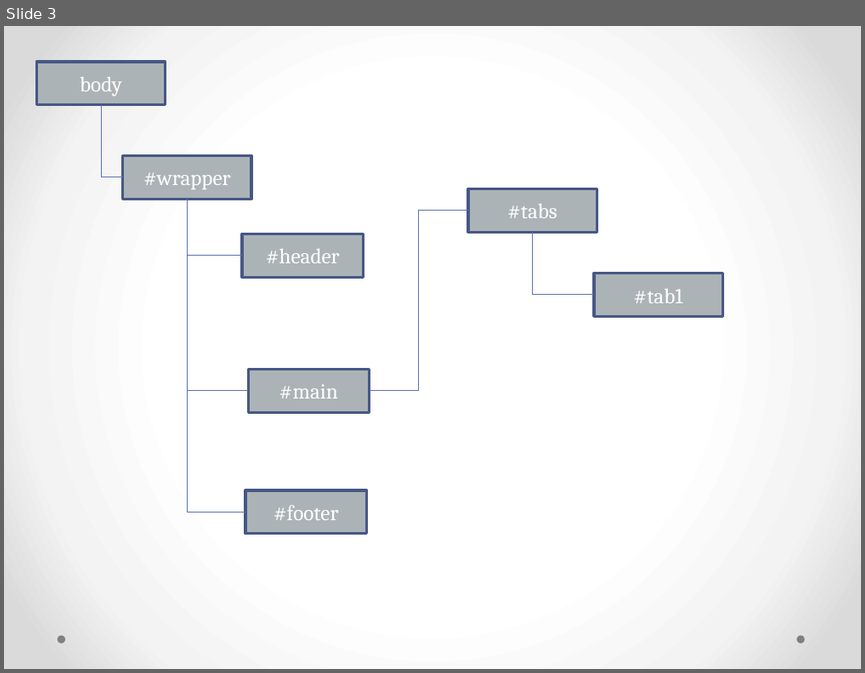
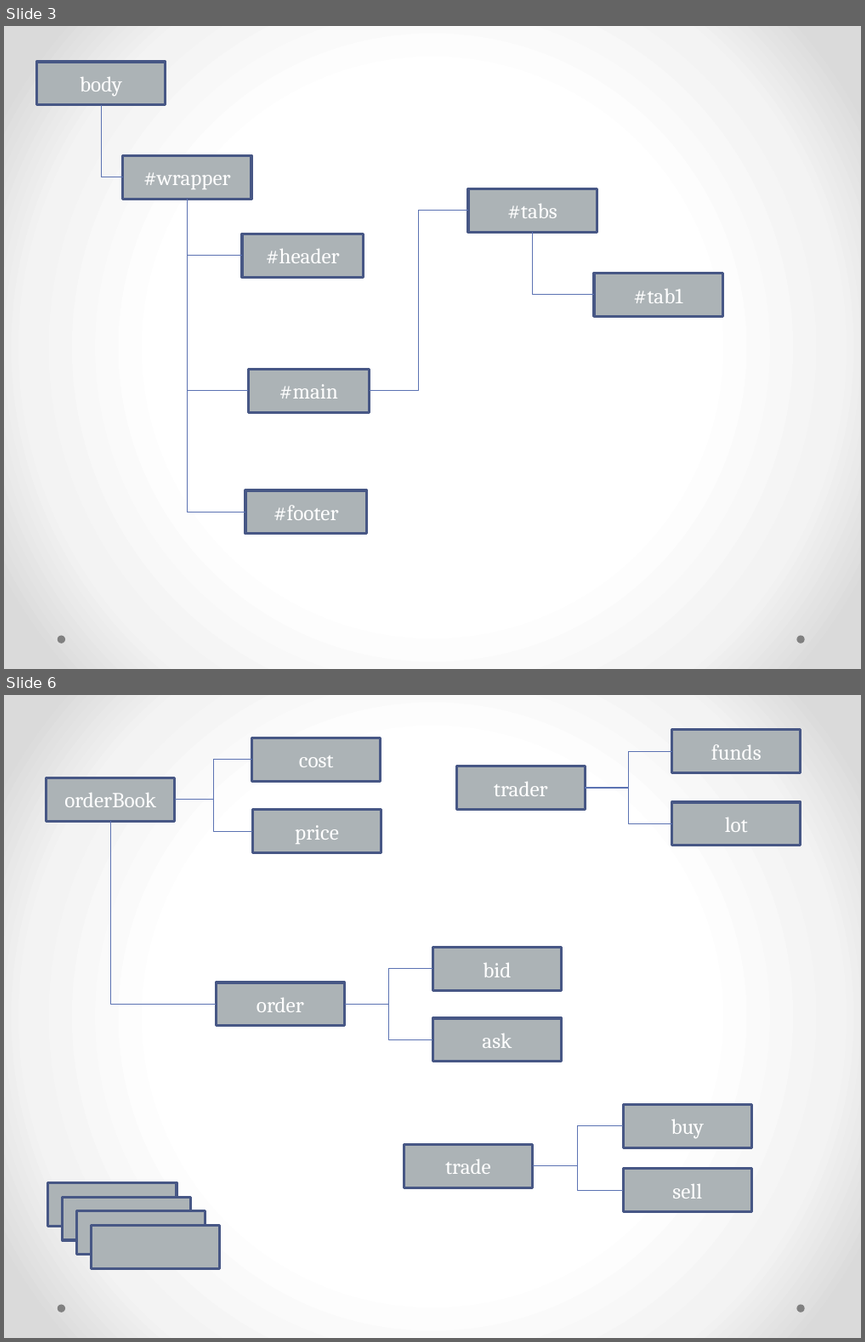
Before and after one commit to JamesLeB/Kevin, a slide deck: Document.pptx. Shown one above the other, each under a label of ours: slide 3 before the commit, slides 3 and 6 after it; the slides between them are not shown. The pictures are 865x673 and 865x1342 pixels, drawn with LibreOffice and Linux fonts; fonts in the diff are those of the drawing. Boxes give left, top, right and bottom in pixels: in the first picture for what was removed or moved away, otherwise in the second. Text is boxed around its words. In the diff, an @@ line names an element or a change of style, - is before the commit and + after.

```diff
--- a/Document.pptx
+++ b/Document.pptx
@@ slide 6 added at [4,695,861,1338], background gradient #FFFFFF to #F4F4F4 to #DADADA; not listed: 2 template elements that a slide beside it also shows @@
@@ rectangle added at [251,737,381,782], fill #ACB3B6, outline #475785 2.25 pt, 18 pt, text #FFFFFF @@
+cost
@@ rectangle added at [672,730,800,774], fill #ACB3B6, outline #475785 2.25 pt, 18 pt, text #FFFFFF @@
+funds
@@ elbow line added from (175, 800) to (251, 760), #5C72B2 0.75 pt @@
@@ rectangle added at [456,766,585,810], fill #ACB3B6, outline #475785 2.25 pt, 18 pt, text #FFFFFF @@
+trader
@@ elbow line added from (585, 788) to (672, 752), #5C72B2 0.75 pt @@
@@ rectangle added at [46,778,175,822], fill #ACB3B6, outline #475785 2.25 pt, 18 pt, text #FFFFFF @@
+orderBook
@@ elbow line added from (585, 788) to (672, 823), #5C72B2 0.75 pt @@
@@ elbow line added from (110, 821) to (216, 1004), #5C72B2 0.75 pt @@
@@ elbow line added from (175, 800) to (252, 831), #5C72B2 0.75 pt @@
@@ rectangle added at [252,809,381,852], fill #ACB3B6, outline #475785 2.25 pt, 18 pt, text #FFFFFF @@
+price
@@ rectangle added at [672,802,800,845], fill #ACB3B6, outline #475785 2.25 pt, 18 pt, text #FFFFFF @@
+lot
@@ rectangle added at [432,947,561,991], fill #ACB3B6, outline #475785 2.25 pt, 18 pt, text #FFFFFF @@
+bid
@@ elbow line added from (344, 1004) to (432, 969), #5C72B2 0.75 pt @@
@@ rectangle added at [216,982,344,1026], fill #ACB3B6, outline #475785 2.25 pt, 18 pt, text #FFFFFF @@
+order
@@ elbow line added from (344, 1004) to (432, 1039), #5C72B2 0.75 pt @@
@@ rectangle added at [432,1018,561,1061], fill #ACB3B6, outline #475785 2.25 pt, 18 pt, text #FFFFFF @@
+ask
@@ elbow line added from (533, 1166) to (623, 1126), #5C72B2 0.75 pt @@
@@ rectangle added at [623,1104,751,1147], fill #ACB3B6, outline #475785 2.25 pt, 18 pt, text #FFFFFF @@
+buy
@@ rectangle added at [404,1144,533,1188], fill #ACB3B6, outline #475785 2.25 pt, 18 pt, text #FFFFFF @@
+trade
@@ elbow line added from (533, 1166) to (623, 1190), #5C72B2 0.75 pt @@
@@ rectangle added at [623,1168,751,1212], fill #ACB3B6, outline #475785 2.25 pt, 18 pt, text #FFFFFF @@
+sell
@@ rectangle added at [48,1183,177,1226], fill #ACB3B6, outline #475785 2.25 pt @@
@@ rectangle added at [63,1197,191,1240], fill #ACB3B6, outline #475785 2.25 pt @@
@@ rectangle added at [77,1211,205,1254], fill #ACB3B6, outline #475785 2.25 pt @@
@@ rectangle added at [92,1225,220,1269], fill #ACB3B6, outline #475785 2.25 pt @@
```
Also in this commit, not shown: 2 slides changed, 2 other slides added.
